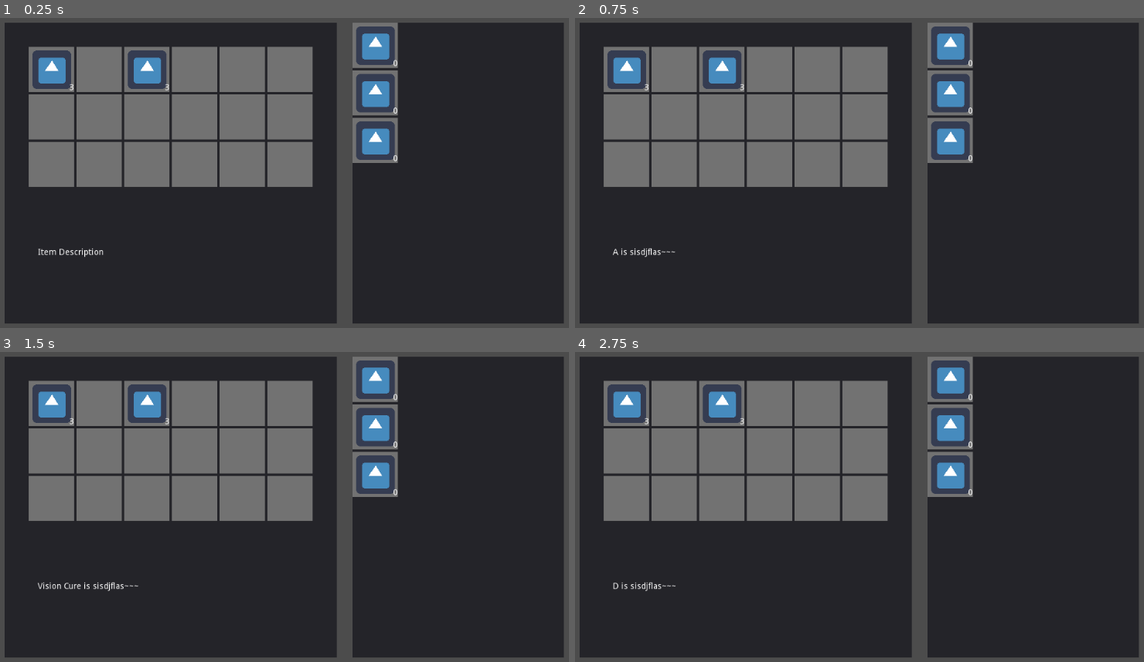
Above: before the commit, frames 1-4 (two rows, left to right).
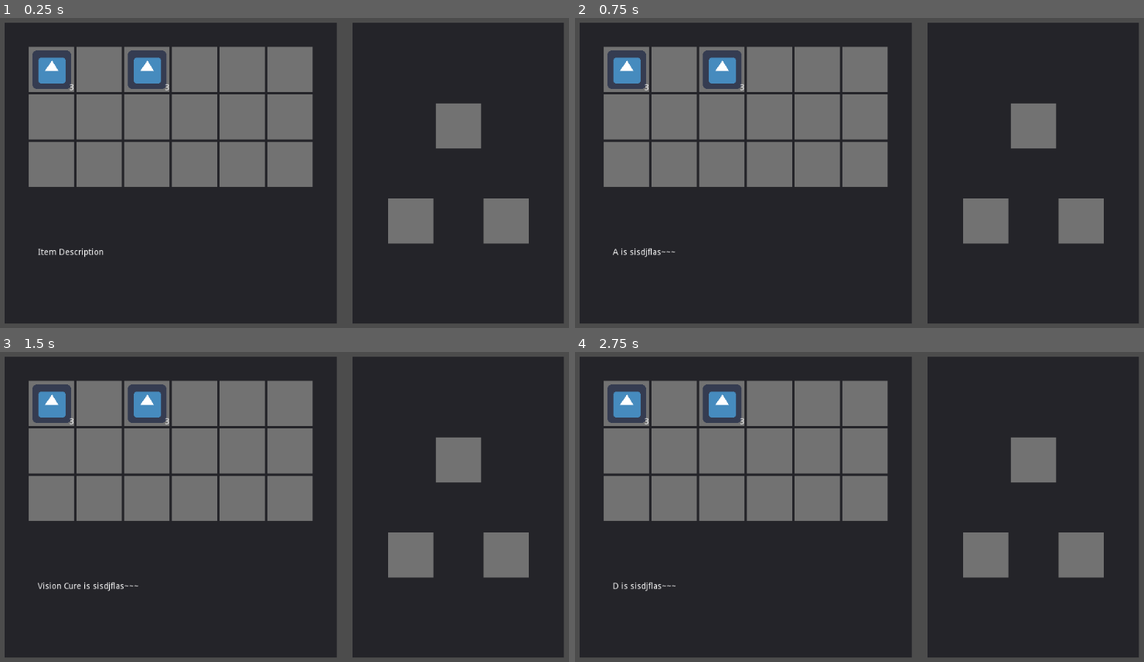
Above: after the commit, the same moments.

Repository: yeduk3/CMP_Godot_TeamProject
Game: Godot game, scene res://YongKyu/Scenes/test.tscn
Two runs of this game, one before a commit and one after it. Both use one fixed random seed, a clock stepped at 60 frames per second and the inputs below. The project has no main scene, so this scene is started directly. The engine's default icon, where the game draws it, is replaced by a stand-in: a white triangle on a blue panel in a dark square.
Inputs (mouse positions are in pixels of both pictures, inside the frame that each line leads up to):
- Up to frame 1 (0.25 s): no input
- Up to frame 2 (0.75 s): tap Enter at 0.5 s; move the mouse to (626, 70) at 0.52 s; press the mouse at (626, 70) at 0.53 s; hold D (right) from 0.53 s (still down)
- Up to frame 3 (1.5 s): tap Space at 1.25 s; move the mouse to (96, 404) at 1.27 s; release D (right) at 1.28 s; release the mouse at (96, 404) at 1.28 s; hold S (down) from 1.28 s (still down); click (96, 404) at 1.35 s
- Up to frame 4 (2.75 s): tap Enter at 2 s; move the mouse to (722, 404) at 2.02 s; release S (down) at 2.03 s; press the mouse at (722, 404) at 2.03 s; hold D (right) from 2.03 s (still down)

The runs differ from the first frame. In frame 1, 7.0% of the frame differs, in the area x 61-93%, y 1-73%; in frame 2, 7.0%; in frame 3, 7.0%; in frame 4, 7.0%.

Commit message:
Edit Making Table - add mix table

Diff:
--- a/YongKyu/Scenes/IntegratedInventory.tscn
+++ b/YongKyu/Scenes/IntegratedInventory.tscn
@@ -2,7 +2,8 @@
 
 [ext_resource path="res://YongKyu/Scenes/Inventory.tscn" type="PackedScene" id=1]
 [ext_resource path="res://YongKyu/Scenes/PlayerInformation.tscn" type="PackedScene" id=2]
-[ext_resource path="res://YongKyu/Scenes/Making.tscn" type="PackedScene" id=3]
+[ext_resource path="res://YongKyu/Scenes/MakingTable.tscn" type="PackedScene" id=3]
+
 
 [node name="IntegratedInventory" type="Control"]
 anchor_right = 1.0
--- a/YongKyu/Scenes/Inventory.tscn
+++ b/YongKyu/Scenes/Inventory.tscn
@@ -1,6 +1,5 @@
-[gd_scene load_steps=4 format=2]
+[gd_scene load_steps=3 format=2]
 
-[ext_resource path="res://icon.png" type="Texture" id=1]
 [ext_resource path="res://YongKyu/Scripts/Inventory.gd" type="Script" id=2]
 [ext_resource path="res://YongKyu/Scenes/HotBar.tscn" type="PackedScene" id=3]
 
@@ -13,16 +12,7 @@
 margin_right = 550.0
 margin_bottom = 500.0
 
-[node name="ItemList" type="ItemList" parent="Panel"]
-visible = false
-anchor_left = 0.03
-anchor_top = 0.04
-anchor_right = 0.97
-anchor_bottom = 0.733
-items = [ "A", ExtResource( 1 ), false, "B", ExtResource( 1 ), false, "C", ExtResource( 1 ), false, "D", ExtResource( 1 ), false, "E", ExtResource( 1 ), false, "F", ExtResource( 1 ), false, "Vision Cure", ExtResource( 1 ), false, "Hearing Cure", ExtResource( 1 ), false, "Smell Cure", ExtResource( 1 ), false, "Monsterizing Cure", ExtResource( 1 ), false, "Metal Pipe", ExtResource( 1 ), false, "Taser Gun", ExtResource( 1 ), false, "Broken Glass", ExtResource( 1 ), false, "Gun", ExtResource( 1 ), false, "Failure Thing", ExtResource( 1 ), false ]
-max_columns = 5
-same_column_width = true
-icon_mode = 0
+[node name="HotBar" parent="Panel" instance=ExtResource( 3 )]
 
 [node name="DescriptionLabel" type="Label" parent="Panel"]
 anchor_left = 0.1
@@ -30,7 +20,3 @@
 anchor_right = 0.9
 anchor_bottom = 0.9
 text = "Item Description"
-
-[node name="HotBar" parent="Panel" instance=ExtResource( 3 )]
-
-[connection signal="item_selected" from="Panel/ItemList" to="." method="_on_ItemList_item_selected"]
--- a/YongKyu/Scenes/Making.gd
+++ /dev/null
@@ -1,22 +0,0 @@
-extends Control
-
-# receive it in SlotContainer
-signal items_changed(indexes)
-
-var cols = 6
-var rows = 3
-var slots = cols * rows
-
-# Declare member variables here. Examples:
-# var a = 2
-# var b = "text"
-
-
-# Called when the node enters the scene tree for the first time.
-func _ready():
-	pass # Replace with function body.
-
-
-# Called every frame. 'delta' is the elapsed time since the previous frame.
-#func _process(delta):
-#	pass
--- a/YongKyu/Scenes/Making.tscn
+++ /dev/null
@@ -1,30 +0,0 @@
-[gd_scene load_steps=3 format=2]
-
-[ext_resource path="res://YongKyu/Scenes/MakingSlot.tscn" type="PackedScene" id=1]
-[ext_resource path="res://YongKyu/Scenes/Making.gd" type="Script" id=2]
-
-[node name="Making" type="Control"]
-anchor_right = 1.0
-anchor_bottom = 1.0
-script = ExtResource( 2 )
-
-[node name="Panel" type="Panel" parent="."]
-margin_right = 350.0
-margin_bottom = 500.0
-
-[node name="GridContainer" type="GridContainer" parent="Panel"]
-margin_right = 40.0
-margin_bottom = 40.0
-
-[node name="MakingSlot" parent="Panel/GridContainer" instance=ExtResource( 1 )]
-margin_right = 75.0
-
-[node name="MakingSlot2" parent="Panel/GridContainer" instance=ExtResource( 1 )]
-margin_top = 79.0
-margin_right = 75.0
-margin_bottom = 154.0
-
-[node name="MakingSlot3" parent="Panel/GridContainer" instance=ExtResource( 1 )]
-margin_top = 158.0
-margin_right = 75.0
-margin_bottom = 233.0
--- /dev/null
+++ b/YongKyu/Scenes/MakingTable.tscn
@@ -0,0 +1,20 @@
+[gd_scene load_steps=4 format=2]
+
+[ext_resource path="res://YongKyu/Scripts/MakingTable.gd" type="Script" id=1]
+[ext_resource path="res://YongKyu/Scripts/MixBar.gd" type="Script" id=2]
+[ext_resource path="res://YongKyu/Scenes/MakingTableSlot.tscn" type="PackedScene" id=3]
+
+[node name="MakingTable" type="Control"]
+anchor_right = 1.0
+anchor_bottom = 1.0
+script = ExtResource( 1 )
+
+[node name="Panel" type="Panel" parent="."]
+margin_right = 350.0
+margin_bottom = 500.0
+
+[node name="MixBar" type="GridContainer" parent="Panel"]
+margin_right = 40.0
+margin_bottom = 40.0
+script = ExtResource( 2 )
+ItemSlot = ExtResource( 3 )
--- /dev/null
+++ b/YongKyu/Scenes/MakingTableSlot.gd
@@ -0,0 +1,3 @@
+extends ItemSlot
+
+onready var is_active = true
--- a/YongKyu/Scenes/MakingSlot.tscn
+++ b/YongKyu/Scenes/MakingTableSlot.tscn
@@ -1,12 +1,14 @@
-[gd_scene load_steps=2 format=2]
+[gd_scene load_steps=3 format=2]
 
-[ext_resource path="res://icon.png" type="Texture" id=1]
+[ext_resource path="res://YongKyu/Scenes/MakingTableSlot.gd" type="Script" id=1]
+[ext_resource path="res://icon.png" type="Texture" id=2]
 
 [node name="MakingSlot" type="ColorRect" groups=["item_slot"]]
 margin_right = 55.0
 margin_bottom = 75.0
 rect_min_size = Vector2( 75, 75 )
 color = Color( 0.45098, 0.45098, 0.45098, 1 )
+script = ExtResource( 1 )
 
 [node name="ItemIcon" type="TextureRect" parent="."]
 anchor_left = 0.5
--- a/YongKyu/Scenes/test.tscn
+++ b/YongKyu/Scenes/test.tscn
@@ -1,6 +1,6 @@
 [gd_scene load_steps=3 format=2]
 
-[ext_resource path="res://YongKyu/Scenes/Making.tscn" type="PackedScene" id=1]
+[ext_resource path="res://YongKyu/Scenes/MakingTable.tscn" type="PackedScene" id=1]
 [ext_resource path="res://YongKyu/Scenes/Inventory.tscn" type="PackedScene" id=2]
 
 [node name="Test" type="Control"]
--- a/YongKyu/Scripts/InventorySlot.gd
+++ b/YongKyu/Scripts/InventorySlot.gd
@@ -1,6 +1,4 @@
 extends ItemSlot
-
-
 
 func _on_ColorRect_gui_input(event):
 	if event.is_action_pressed("click"):
--- /dev/null
+++ b/YongKyu/Scripts/MakingTable.gd
@@ -0,0 +1,14 @@
+extends Control
+
+# receive it in SlotContainer
+signal items_changed(indexes)
+
+var cols = 3
+var rows = 3
+var slots = cols * rows
+
+var making_items = []
+
+func _ready():
+	for i in range(slots):
+		making_items.append(null)
--- /dev/null
+++ b/YongKyu/Scripts/MixBar.gd
@@ -0,0 +1,16 @@
+extends SlotContainer
+
+func _ready():
+	display_item_slots(control_node.cols, control_node.rows)
+	# invisible except of triangles
+	for i in slots:
+		if i != 1 and i != 6 and i != 8:
+			var space_node = get_child(i)
+			space_node.color.a = 0
+			space_node.is_active = false
+
+	# position setting
+	yield(get_tree(), "idle_frame")
+	var panel = get_parent()
+	rect_position.x = (panel.rect_size.x - rect_size.x) / 2
+	rect_position.y = (panel.rect_size.y - rect_size.y) / 2
--- a/YongKyu/Scripts/SlotContainer.gd
+++ b/YongKyu/Scripts/SlotContainer.gd
@@ -1,6 +1,6 @@
 extends GridContainer
 
-# will be used in hotbar
+# will be used in hotbar.gd and making.gd
 class_name SlotContainer
 
 export (PackedScene) var ItemSlot
@@ -8,7 +8,7 @@
 var slots
 
 # hotbar -> inventory
-# making -> other?
+# making -> making table
 onready var control_node = get_parent().get_parent()
 
 func display_item_slots(cols, rows):
Not shown: 1 places in YongKyu/Scenes/MakingTableSlot.tscn that only renumber resources
